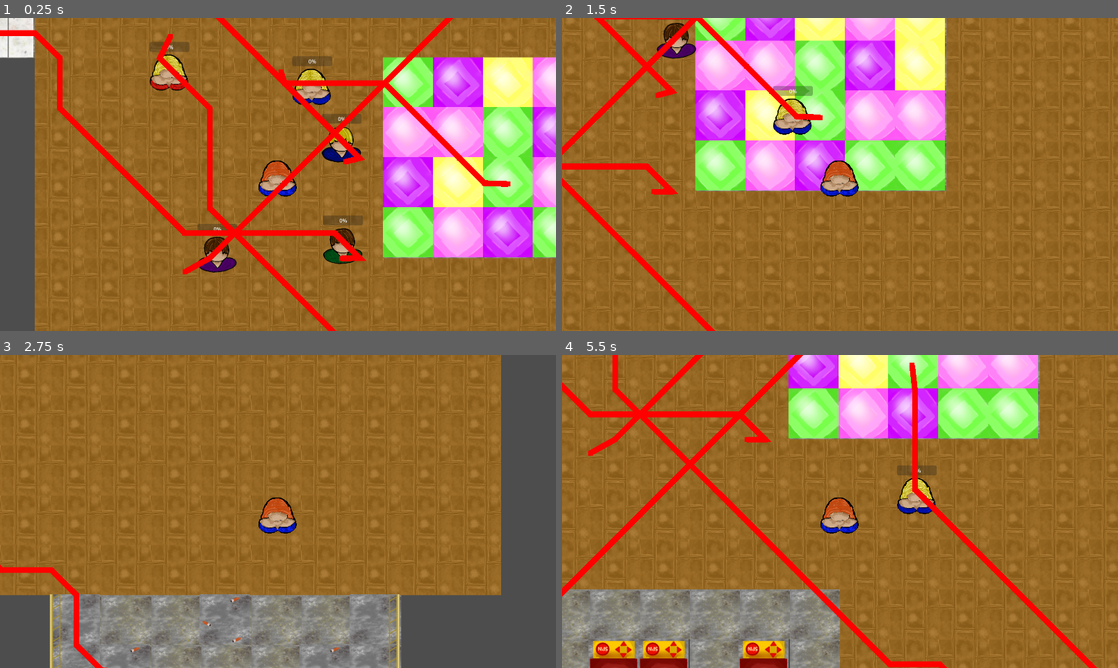
Above: before the commit, frames 1-4 (two rows, left to right).
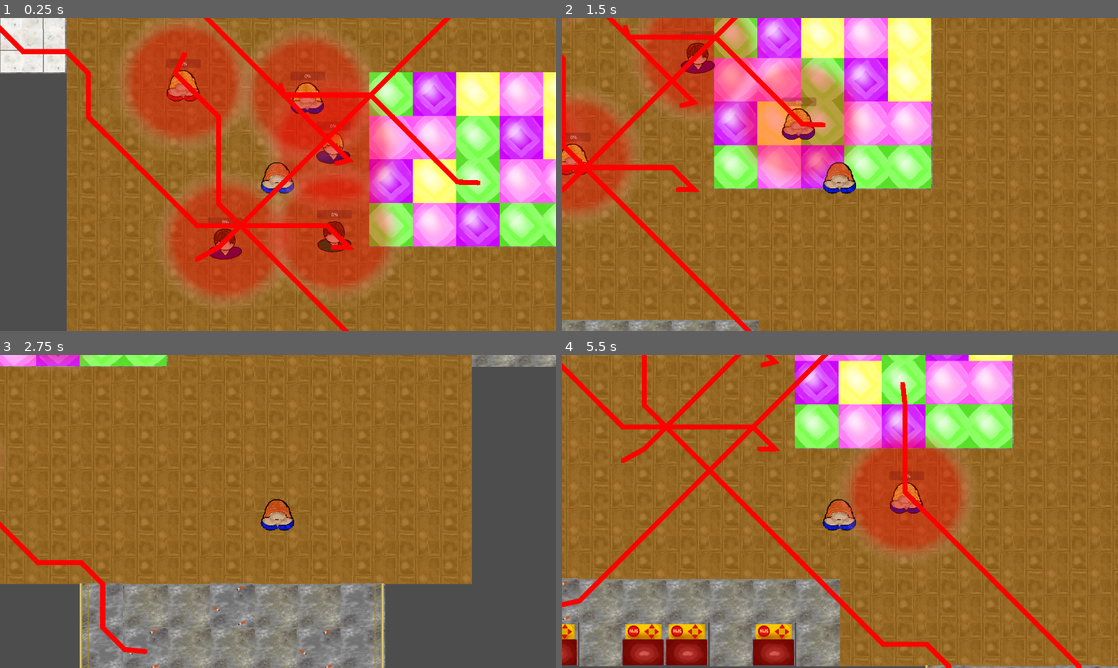
Above: after the commit, the same moments.

Repository: mntjams/game-jam-25-2
Game: Godot game, scene res://scenes/game.tscn
Two runs of this game, one before a commit and one after it. Both use one fixed random seed, a clock stepped at 60 frames per second and the inputs below. The engine's default icon, where the game draws it, is replaced by a stand-in: a white triangle on a blue panel in a dark square.
Inputs:
- Up to frame 1 (0.25 s): no input
- Up to frame 2 (1.5 s): hold D (right) 0.53-1.28 s; hold E (interact) 0.53-1.28 s; hold S (down) from 1.28 s (still down); tap Space (slots) at 1.35 s
- Up to frame 3 (2.75 s): release S (down) at 2.03 s; hold D (right) from 2.03 s (still down); tap Q at 2.1 s
- Up to frame 4 (5.5 s): release D (right) at 2.78 s; hold W (up) 2.78-3.53 s; tap E (interact) at 2.85 s; hold A (left) 3.53-5.03 s; tap Space (slots) at 3.6 s; tap Q at 4.35 s; hold S (down) from 5.03 s (still down); hold E (interact) from 5.03 s (still down)

The runs differ from the first frame. In frame 1, 56% of the frame differs, in the area x 0-100%, y 0-100%; in frame 2, 34%; in frame 3, 19%; in frame 4, 37%.

Commit message:
Add spotting area

Diff:
--- a/scenes/player.tscn
+++ b/scenes/player.tscn
@@ -33,7 +33,6 @@
 debug_path_custom_color = Color(1, 0, 0, 1)
 
 [node name="Camera2D" type="Camera2D" parent="."]
-zoom = Vector2(1.15, 1.15)
 
 [node name="CPUParticles2D" type="CPUParticles2D" parent="."]
 emitting = false
--- a/scenes/woman.tscn
+++ b/scenes/woman.tscn
@@ -10,7 +10,17 @@
 radius = 54.0
 
 [sub_resource type="CircleShape2D" id="CircleShape2D_311h6"]
-radius = 382.0013
+radius = 200.0
+
+[sub_resource type="Gradient" id="Gradient_lbwyf"]
+offsets = PackedFloat32Array(0.31012657, 0.44462025)
+colors = PackedColorArray(1, 0, 0, 0.37254903, 1, 1, 1, 0)
+
+[sub_resource type="GradientTexture2D" id="GradientTexture2D_kset0"]
+gradient = SubResource("Gradient_lbwyf")
+use_hdr = true
+fill = 1
+fill_from = Vector2(0.5, 0.5)
 
 [sub_resource type="CircleShape2D" id="CircleShape2D_kset0"]
 radius = 130.0
@@ -49,6 +59,10 @@
 [node name="CollisionShape2D" type="CollisionShape2D" parent="SpottingArea"]
 shape = SubResource("CircleShape2D_311h6")
 
+[node name="Sprite2D" type="Sprite2D" parent="SpottingArea"]
+scale = Vector2(12.59, 12.59)
+texture = SubResource("GradientTexture2D_kset0")
+
 [node name="InteractArea" type="Area2D" parent="."]
 
 [node name="CollisionShape2D" type="CollisionShape2D" parent="InteractArea"]
Not shown: 1 places in scenes/woman.tscn that only renumber resources
